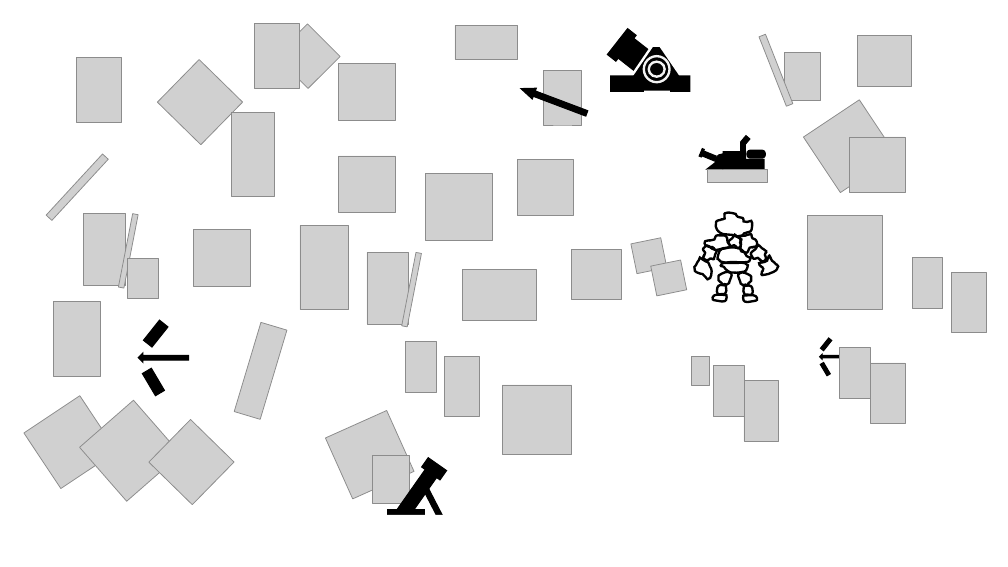
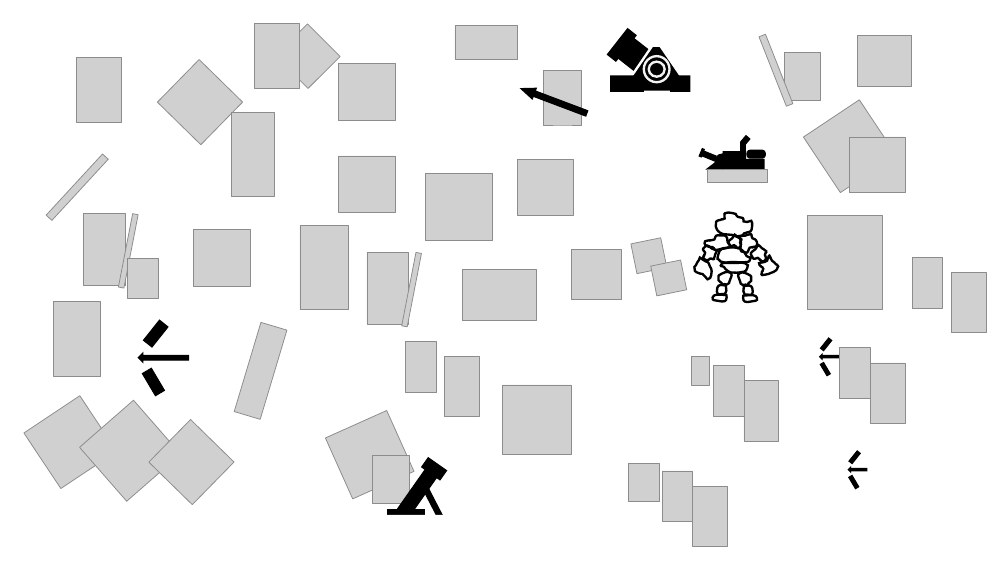
Before and after one commit to alexliuhust/JS_ChessGames, a slide deck: slide 10 of image process/drawings.pptx. Drawn at 1008x567 pixels with LibreOffice and Linux fonts; fonts in the diff are those of the drawing; grey boxes stand for pictures. Boxes give left, top, right and bottom in pixels: in the first picture for what was removed or moved away, otherwise in the second. Text is boxed around its words. In the diff, an @@ line names an element or a change of style, - is before the commit and + after.

```diff
--- a/image process/drawings.pptx
+++ b/image process/drawings.pptx
@@ picture added at [628, 464, 659, 501] @@
@@ picture added at [662, 471, 693, 522] @@
@@ right arrow added at [848, 467, 867, 472], fill #000000, outline #000000 1 pt @@
@@ rectangle added at [849, 451, 860, 463], fill #000000, outline #000000 1 pt @@
@@ rectangle added at [849, 476, 859, 489], fill #000000, outline #000000 1 pt @@
@@ picture added at [693, 486, 727, 547] @@
```
Also in this commit, not shown: 1 other slide changed, 10 other files.
